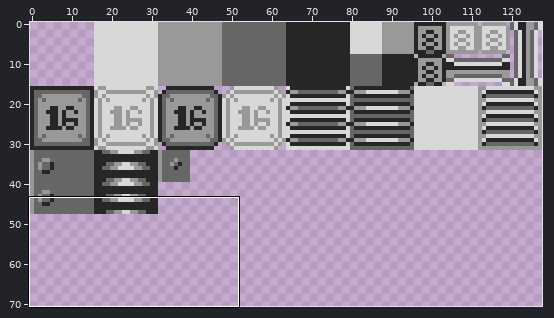
One commit to this sprite sheet: img/backgrounds/spritesheet_workshop.png. Above, an overview of the earlier version with the close-up marked.
Close-up. Before:
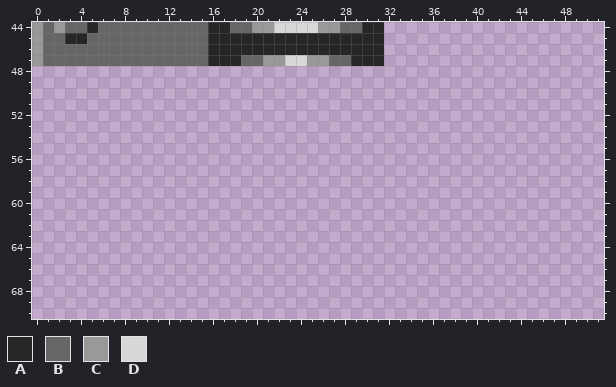
The file is 128x128 pixels. Shown: x 0..51, y 44..70. The wide view leaves out empty margins.
Palette (. is transparent): A #262626  B #666666  C #999999  D #d8d8d8
Pixels before, first column x 0:
44 CBCBBABBBBBBBBBBAABBCCDDDDCCBBAA
45 CBBAABBBBBBBBBBBAAAAAAAAAAAAAAAA
46 CBBBBBBBBBBBBBBBAAAAAAAAAAAAAAAA
47 CBBBBBBBBBBBBBBBAAABBCCDDCCBBAAA
The result:
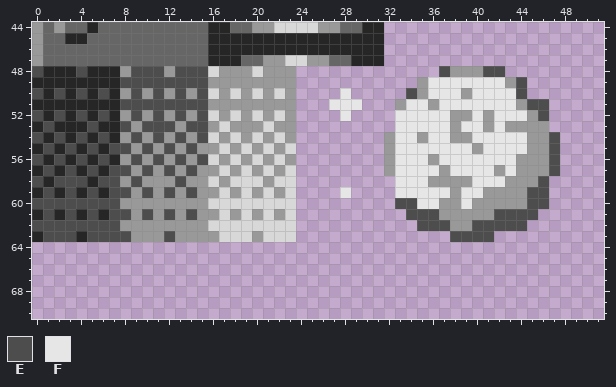
Colours new in this view: E #4d4d4d  F #e6e6e6
Commit: new sprites: moon, stars, and dither inspired by title screen
The exact change:
y 48: x 0..23 ........................ -> EAAAEAAACEEECEEEDCCCDCCC; x 37..42 ...... -> ECCCEE
y 49: x 0..23 ........................ -> AAAAAAAAEEEEEEEECCCCCCCC; x 35..44 .......... -> CFFFFFFFCE
y 50: x 0..23 ........................ -> EAEAEAEACECECECEDCDCDCDC; x 28 . -> F; x 34..44 ........... -> ECFFFCFFFFE
y 51: x 0..23 ........................ -> AAAAAAAAEEEEEEEECCCCCCCC; x 27..29 ... -> FFF; x 33..46 .............. -> CFFCFFFFFFFCEE
y 52: x 0..23 ........................ -> EAEAEAEACECECECEDCDCDCDC; x 28 . -> F; x 33..46 .............. -> FFFFFCCFCFFFCE
y 53: x 0..23 ........................ -> AEAAAEAAECEEECEECDCCCDCC; x 33..46 .............. -> FFFFFCFFCFCCCC
y 54: x 0..23 ........................ -> EAEAEAEACECECECEDCDCDCDC; x 32..47 ................ -> CFFCFFCCFFFFFCCE
y 55: x 0..23 ........................ -> AEAEAEAEECECECECCDCDCDCD; x 32..47 ................ -> CFFFFFFFCFFFFCCE
y 56: x 0..23 ........................ -> EAEAEAEACECECECEDCDCDCDC; x 32..47 ................ -> CFFFCFFFFFFFCCCE
y 57: x 0..23 ........................ -> AEAEAEAEECECECECCDCDCDCD; x 32..47 ................ -> CFFFFCFFFFCFCCCE
y 58: x 0..23 ........................ -> EAEEEAEECECCCECCDCDDDCDD; x 33..46 .............. -> FFFCCCCFFFCCCE
y 59: x 0..23 ........................ -> AEAEAEAEECECECECCDCDCDCD; x 28 . -> F; x 33..46 .............. -> FFFFFCFFCCCCEE
y 60: x 0..23 ........................ -> EEEEEEEECCCCCCCCDDDDDDDD; x 33..46 .............. -> EEFFCCFCCCCCEE
y 61: x 0..23 ........................ -> AEAEAEAEECECECECCDCDCDCD; x 34..45 ............ -> EEECCCCCEEEE
y 62: x 0..23 ........................ -> EEEEEEEECCCCCCCCDDDDDDDD; x 35..44 .......... -> EEECCEEEEE
y 63: x 0..23 ........................ -> AEEEAEEEECCCECCCCDDDCDDD; x 38..41 .... -> EEEE
Where, in picture pixels (left, top, right, bottom), the same in both close-ups:
added: (32, 66, 296, 242)
added: (329, 66, 560, 242)
